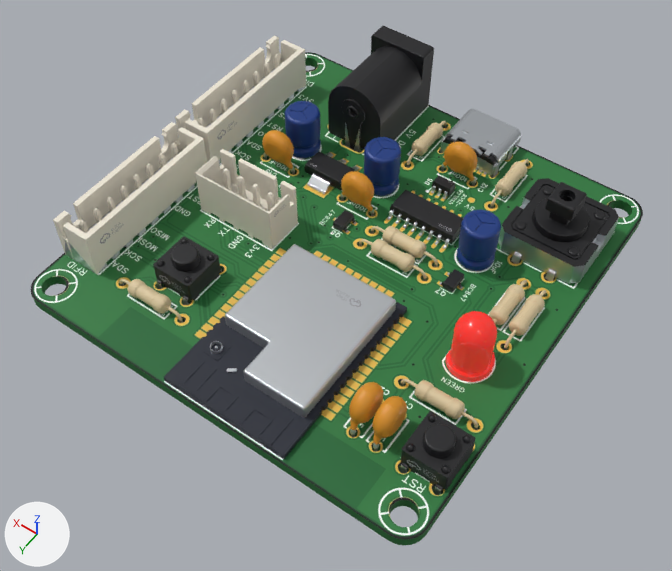
Two versions of the glTF model public/models/fingerprint-v1-1/board.glb, one commit apart.
Both versions are drawn from a camera (50 mm lens) standing at (-0.0102, 0.1003, 0.0965) and looking at (0.0334, 0.0393, 0.0006). The lights are fixed; the arrows at lower left show +X, +Y and +Z. The first picture is the older version. Where no turn or scale is listed for an object, it has been applied to the vertices. Vertices at exactly the same position are counted once.

Script lines for the objects in view, before the commit:
```python
mat_board_edge = principled_material('board-edge')
mat_board_edge.base_color = (0.0136, 0.152, 0.0285)  # dark green #1f6d2f
mat_board_edge.roughness = 0.6
me_board = bpy.data.meshes.new('Board')
me_board.from_pydata(...)  # 3639 vertices, 6143 faces; spans x -0.0299..0.0299, y -0.0304..0.0304, z -0.0008..0.0008
# faces by material slot: [1256, 1267, 3620]
me_board.materials.append(mat_board_top)  # picture img_top
me_board.materials.append(mat_board_bottom)  # picture img_bottom
me_board.materials.append(mat_board_edge)  # dark green #1f6d2f
me_c14 = bpy.data.meshes.new('C14')
me_c14.from_pydata(...)  # 1605 vertices, 3206 faces; spans x -0.00249..0.00249, y -0.0025..0.0025, z -0.00523..0.00523
# faces by material slot: [2798, 408]
me_c14.materials.append(mat_elecblue)  # blue #173981
me_c14.materials.append(mat_tin)  # light grey #d3d7db
me_c16 = bpy.data.meshes.new('C16')
me_c16.from_pydata(...)  # 1283 vertices, 2562 faces; spans x -0.00284..0.00284, y -0.00125..0.00125, z -0.00474..0.00474
# faces by material slot: [444, 2118]
me_c16.materials.append(mat_tin)  # light grey #d3d7db
me_c16.materials.append(mat_ceramicorange)  # orange #da9125
ob_board_mesh = bpy.data.objects.new('Board-mesh', me_board)
ob_board_mesh.location = (0.0356, 0.0337, 0.0008)
ob_c14_mesh = bpy.data.objects.new('C14-mesh', me_c14)
ob_c14_mesh.location = (0.0517, 0.0218, 0.0033)
ob_c16_mesh = bpy.data.objects.new('C16-mesh', me_c16)
ob_c16_mesh.location = (0.0387, 0.0268, 0.0028)
# also in view: 'R25-mesh' at (0.0507, 0.0558, 0.001); 'R1-mesh' at (0.0132, 0.0306, 0.001); 'C1-mesh' at (0.0156, 0.0538, 0.0028); 'R26-mesh' at (0.0104, 0.0306, 0.001); 'C17-mesh' at (0.0384, 0.0215, 0.0033)
```
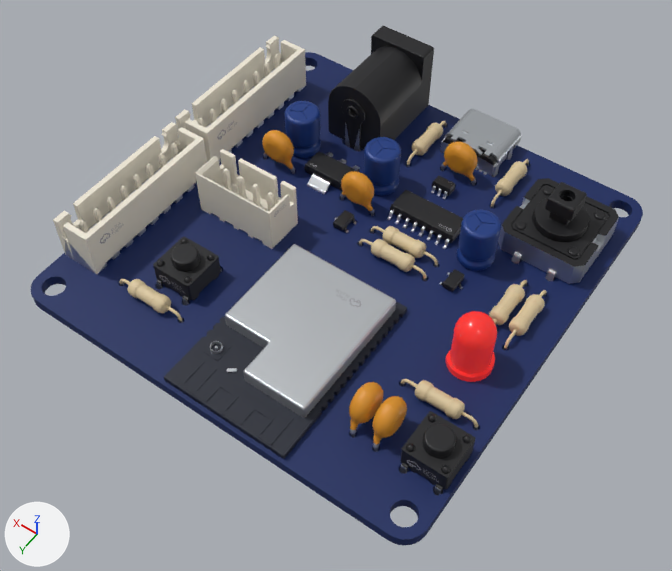
What the commit changed:
Material 'board-edge' (mat_board_edge) changes colour from dark green #1f6d2f to dark blue #00205d; in linear values from (0.0136, 0.152, 0.0285) to (0.0, 0.0143, 0.109).
me_board has 3639 vertices, 6143 faces and spans x -0.0299..0.0299, y -0.0304..0.0304, z -0.0008..0.0008.
me_board is used by ob_board_mesh; location (0.0356, 0.0337, 0.0008).
me_board no longer uses material mat_board_bottom (picture img_bottom).
me_board part 1: all 1256 faces that had it switch from mat_board_top (picture img_top) to mat_board_edge (dark blue #00205d).
me_board part 2: texture (UV) coordinates changed.

Location of each change, (x1, y1, x2, y2) in pixels of the pictures (672 x 571 px):
'Board-mesh', recoloured, surface changed (green to dark blue)
    both: (31, 52, 643, 545)
part 1 of me_board, recoloured (green to dark blue)
    both: (31, 52, 643, 539)
